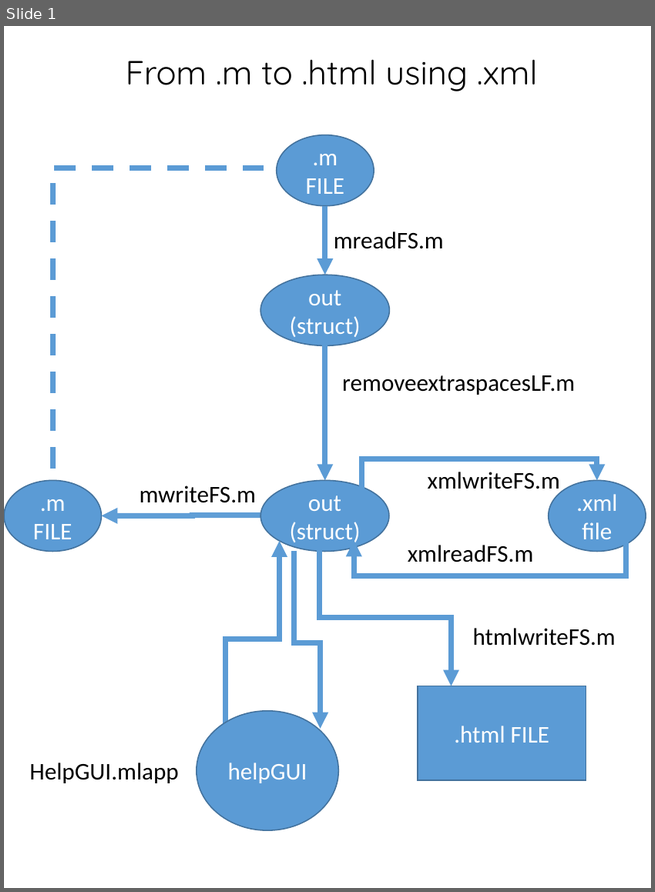
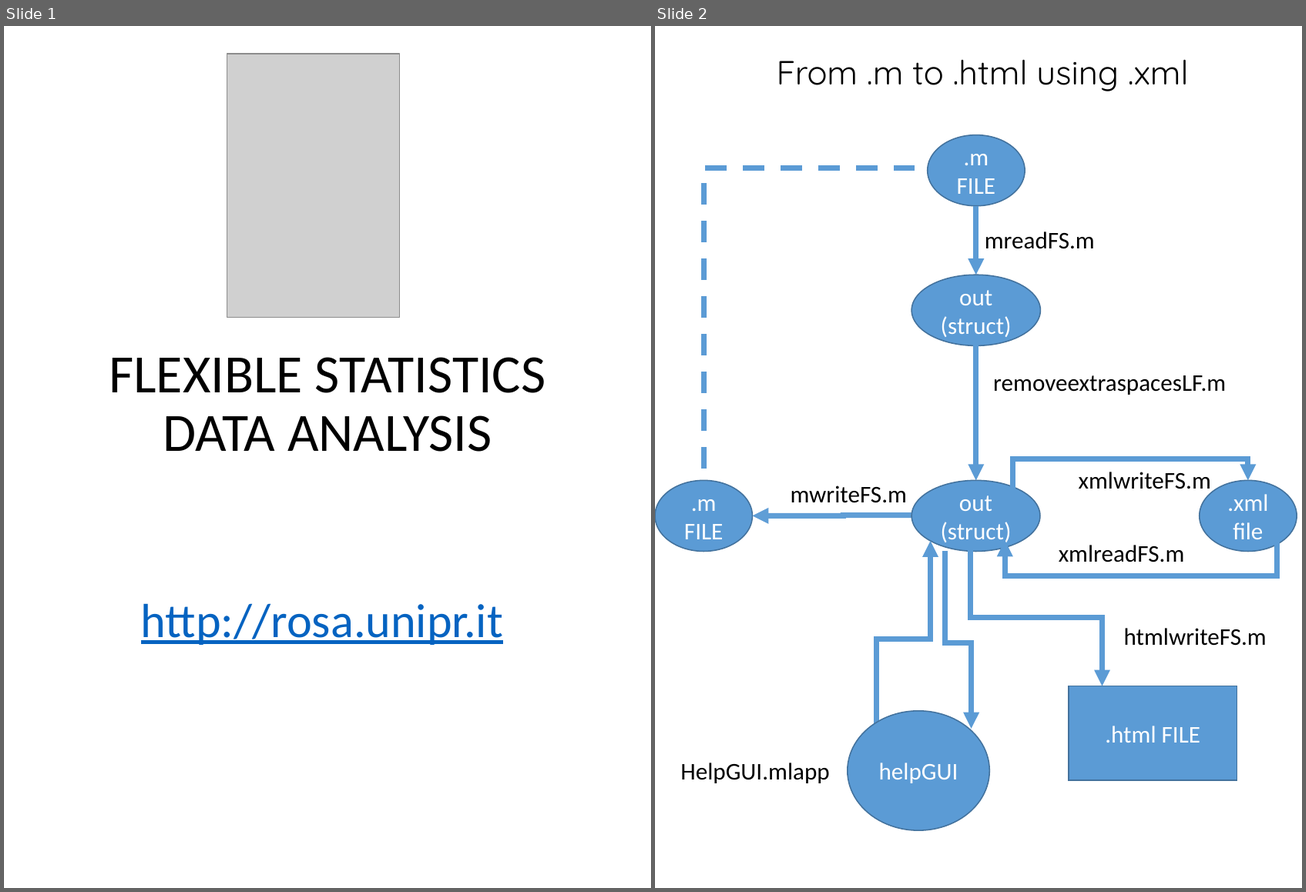
Before and after one commit to kvcorb/FSDA, a slide deck: utilities_help/FlowChart.pptx. Shown side by side, each under a label of ours: slide 1 before the commit, slides 1 and 2 after it. The pictures are 655x892 and 1306x892 pixels, drawn with LibreOffice and Linux fonts; fonts in the diff are those of the drawing; grey boxes stand for pictures. Boxes give left, top, right and bottom in pixels: in the first picture for what was removed or moved away, otherwise in the second. Text is boxed around its words. In the diff, an @@ line names an element or a change of style, - is before the commit and + after.

```diff
--- a/utilities_help/FlowChart.pptx
+++ b/utilities_help/FlowChart.pptx
@@ slide 1 added at [4,26,651,888], background #FFFFFF @@
@@ picture added at [227,54,399,318] @@
@@ title added at [109,357,545,452], 45 pt, text #000000 @@
+FLEXIBLE STATISTICS DATA ANALYSIS
@@ subtitle added at [141,604,503,645], 40 pt, text #0563C1, underline @@
+http://rosa.unipr.it
@@ what was slide 1 is now slide 2 @@
```
Also in this commit, not shown: 1 slide changed, 3 other files.
